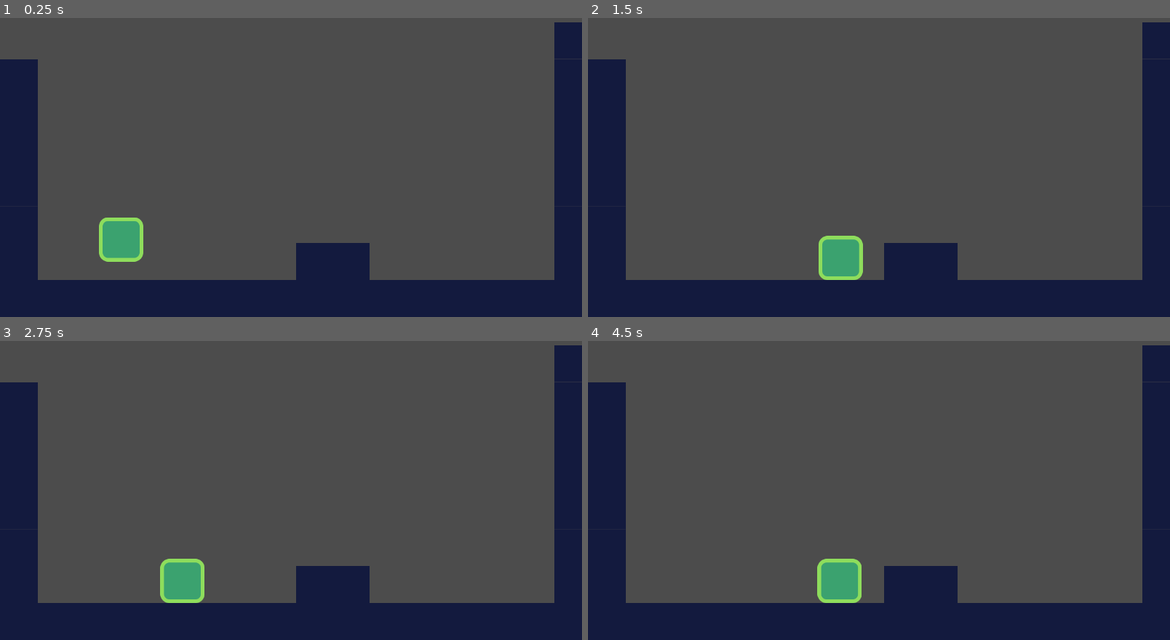
Above: before the commit, frames 1-4 (two rows, left to right).
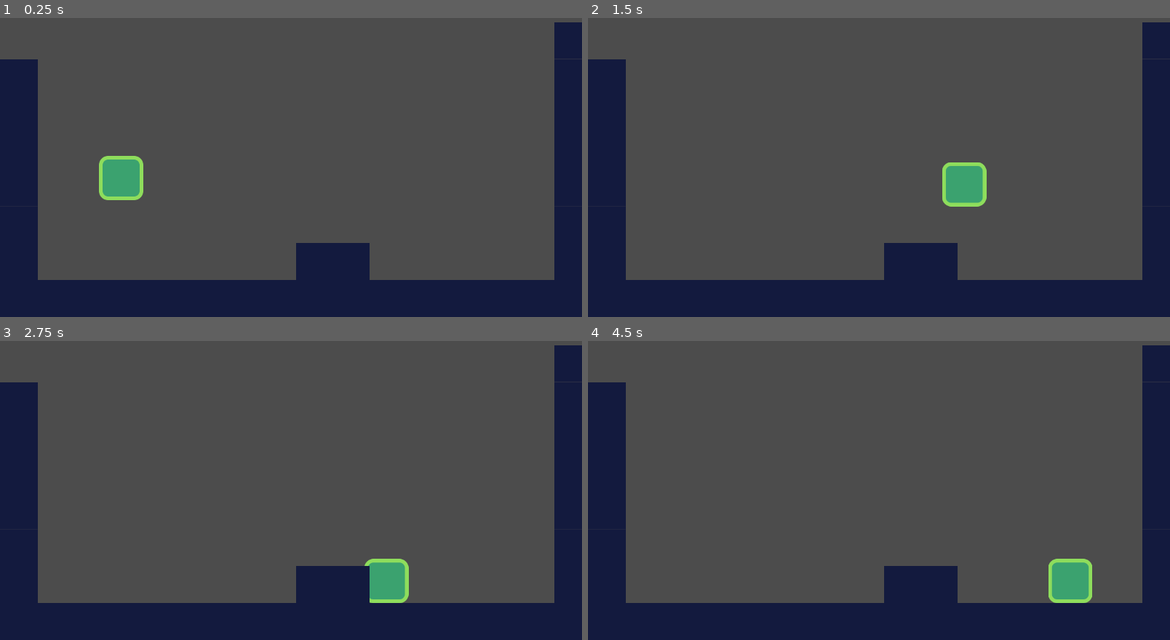
Above: after the commit, the same moments.

Repository: Shoter99/TutorialGodot
Game: Godot game, scene res://Levels/TestLevel.tscn
Two runs of this game, one before a commit and one after it. Both use one fixed random seed, a clock stepped at 60 frames per second and the inputs below.
Inputs:
- Up to frame 1 (0.25 s): no input
- Up to frame 2 (1.5 s): hold D (move_right) from 0.53 s (still down); tap W (move_up) at 0.6, 0.77, 1.07, 1.35 s
- Up to frame 3 (2.75 s): tap W (move_up) at 1.52, 1.82, 2.1 s; release D (move_right) at 2.03 s; hold A (move_left) from 2.03 s (still down)
- Up to frame 4 (4.5 s): release A (move_left) at 2.78 s; hold D (move_right) 2.78-4.28 s; tap W (move_up) at 2.85, 3.02, 3.32, 3.6, 3.77, 4.07, 4.35 s; hold A (move_left) from 4.28 s (still down)

The runs differ from the first frame. In frame 1, 2.2% of the frame differs, in the area x 17-25%, y 46-82%; in frame 2, 2.2%; in frame 3, 2.1%; in frame 4, 2.2%.

Commit message:
added jump

Diff:
--- a/Actors/Actor.gd
+++ b/Actors/Actor.gd
@@ -1,11 +1,9 @@
 extends KinematicBody2D
 class_name Actor
+
+const FLOOR_NORMAL = Vector2.UP
 
 export var gravity: = 4000.0
 export var speed: = Vector2(300.0, 1000.0)
 
 var velocity: = Vector2.ZERO
-
-func _physics_process(delta):
-	velocity.y += gravity*delta
-	velocity = move_and_slide(velocity)
--- a/Actors/Player.gd
+++ b/Actors/Player.gd
@@ -1,6 +1,22 @@
 extends Actor
 
-func _physics_process(delta):
-	var dir: = Vector2(Input.get_action_strength("move_right") - Input.get_action_strength("move_left"), 1.0)
+func _physics_process(delta) -> void:
+	var is_jump_interupted: = Input.is_action_just_released("move_up") and velocity.y < 0.0
+	var dir: = getDir()
+	velocity = calculate_vel(velocity, dir, speed, is_jump_interupted)
+	velocity = move_and_slide(velocity, FLOOR_NORMAL)
 
-	velocity = speed * dir
+func getDir() -> Vector2:
+	return Vector2(Input.get_action_strength("move_right") - Input.get_action_strength("move_left"),
+	-1.0 if Input.is_action_just_pressed("move_up") and is_on_floor() else 1.0)
+
+
+func calculate_vel(linear_vel: Vector2 ,dir: Vector2, speed: Vector2, is_jump_interupted: bool) -> Vector2:
+	var new_vel = linear_vel
+	new_vel.x = speed.x * dir.x
+	new_vel.y += gravity * get_physics_process_delta_time()
+	if dir.y == -1.0:
+		new_vel.y = speed.y * dir.y
+	if is_jump_interupted:
+		new_vel.y = 0.0
+	return new_vel
--- a/Actors/Player.tscn
+++ b/Actors/Player.tscn
@@ -9,6 +9,7 @@
 [node name="Player" type="KinematicBody2D"]
 collision_mask = 8
 script = ExtResource( 2 )
+speed = Vector2( 600, 1400 )
 
 [node name="Player" type="Sprite" parent="."]
 position = Vector2( 0, -48 )
